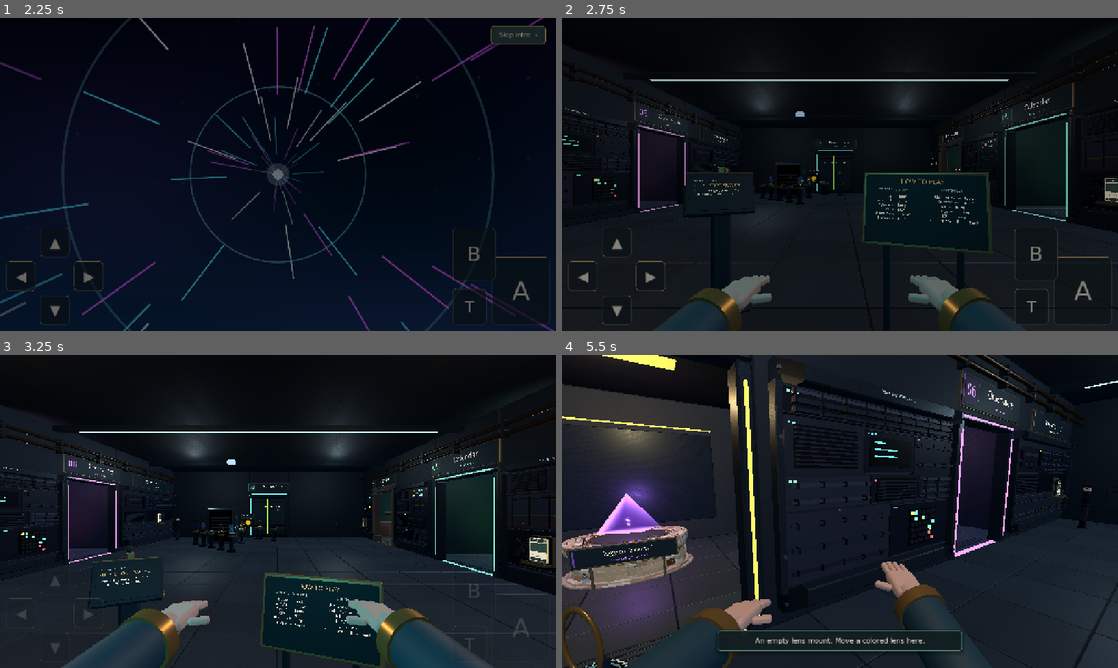
Above: before the commit, frames 1-4 (two rows, left to right).
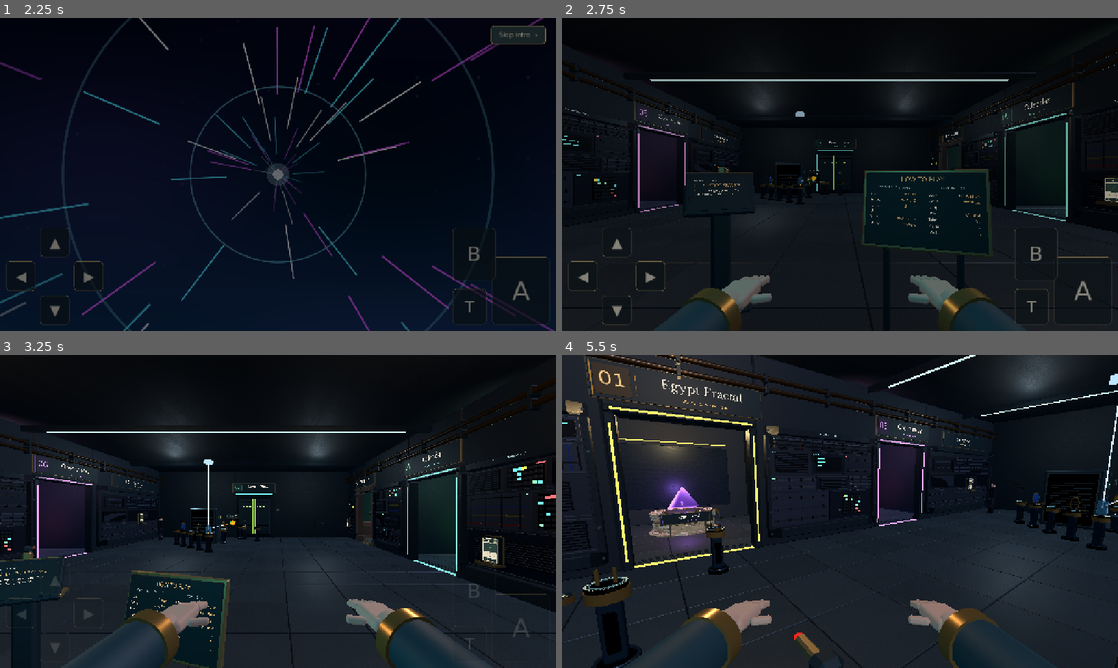
Above: after the commit, the same moments.

Repository: amberwhitehead/pass-the-game
Game: Godot game, scene res://scenes/title/title.tscn
Two runs of this game, one before a commit and one after it. Both use one fixed random seed, a clock stepped at 60 frames per second and the inputs below.
Inputs (mouse positions are in pixels of both pictures, inside the frame that each line leads up to):
- Up to frame 1 (2.25 s): click "New game" at 0.5 s; click "Skip intro ›" at 1.25 s; click "Skip intro ›" at 2 s
- Up to frame 2 (2.75 s): no input
- Up to frame 3 (3.25 s): tap Enter (ui_accept) at 2.75 s; move the mouse to (400, 495) at 2.77 s; hold D (strafe_right) from 2.78 s (still down); hold E (interact) from 2.78 s (still down); click (400, 495) at 2.92 s; tap Space (jump) at 3.02 s; tap R (secondary) at 3.05 s
- Up to frame 4 (5.5 s): tap Space (jump) at 3.32, 3.77, 3.8, 4.07, 5.27 s; move the mouse to (812, 511) at 3.52 s; release D (strafe_right) at 3.53 s; release E (interact) at 3.53 s; hold W (move_up) from 3.53 s (still down); tap R (secondary) at 3.6, 5.3 s; click (812, 511) at 3.67 s; move the mouse to (851, 505) at 4.27 s; hold Space (jump) 4.28-5.03 s; click (851, 505) at 4.42 s; tap E (interact) at 4.55, 5.1 s; move the mouse to (834, 517) at 5.02 s; click (834, 517) at 5.17 s

Frame 1 is identical in both runs. In frame 2, 1.0% of the frame differs, in the area x 54-77%, y 48-76%; in frame 3, 16%; in frame 4, 34%, in the area x 0-100%, y 0-100%.

Commit message:
R1 interacts, R2 takes, L1 jumps; stacked prompts; aligned placard; no click card
- Controller: R1 is the main interaction (an alias for A), R2 the second
  action (take a prism), L1 jumps; L2 is unused. Prompts and the
  conversation hint say R1 / R2 while a controller is plugged in.
- A prompt with two actions stacks them, keys in one column:
  [R1] Adjust prism B / [R2] Take prism from B.
- The How to play placard lists each control with the action pinned
  left and the button pinned right, keyboard and controller apart.
- The 'Click to look around' card is gone and no longer holds the
  player up: keys and the controller work at once, and the first click
  takes the cursor for looking.

Co-Authored-By: Claude Opus 5.5 <noreply@anthropic.com>

Diff:
--- a/godot/autoload/game.gd
+++ b/godot/autoload/game.gd
@@ -159,9 +159,9 @@
 ##   move_left/right  turn left/right       (arrows, D-pad, touch ◀ ▶)
 ##   strafe_left/right sidestep             (A/D, left stick X)
 ##   look_*           look around           (right stick; the captured mouse looks directly)
-##   jump                                   (Space, pad R1)
-##   interact / back                        (click in the hall, E/Enter/F, pad A/L1/R2) / (Esc/Backspace, pad B)
-##   secondary        a target's second action, e.g. take a prism (right-click in the hall, R, pad L2)
+##   jump                                   (Space, pad L1)
+##   interact / back                        (click in the hall, E/Enter/F, pad A/R1) / (Esc/Backspace, pad B)
+##   secondary        a target's second action, e.g. take a prism (right-click in the hall, R, pad R2)
 ##   pause            the pause menu        (pad Y; keyboard and touch use back)
 ## Touch: on-screen pad buttons + drag-to-look (see TouchControls / Player).
 ## Keyboard keys come from KeyBindings (defaults, then the player's saved choices).
@@ -174,7 +174,7 @@
 		"interact": [JOY_BUTTON_A],
 		"back": [JOY_BUTTON_B],
 		"pause": [JOY_BUTTON_Y],  # Triangle: the pause menu, in the hall and in minigames.
-		"jump": [JOY_BUTTON_RIGHT_SHOULDER],  # R1
+		"jump": [JOY_BUTTON_LEFT_SHOULDER],  # L1 (R1 interacts: pad_aliases.gd)
 	}
 	# [action, axis, direction]
 	var pad_axes := [
@@ -182,7 +182,7 @@
 		["strafe_left", JOY_AXIS_LEFT_X, -1.0], ["strafe_right", JOY_AXIS_LEFT_X, 1.0],
 		["look_left", JOY_AXIS_RIGHT_X, -1.0], ["look_right", JOY_AXIS_RIGHT_X, 1.0],
 		["look_up", JOY_AXIS_RIGHT_Y, -1.0], ["look_down", JOY_AXIS_RIGHT_Y, 1.0],
-		["secondary", JOY_AXIS_TRIGGER_LEFT, 1.0],  # L2: a target's second action (take a prism)
+		["secondary", JOY_AXIS_TRIGGER_RIGHT, 1.0],  # R2: a target's second action (take a prism)
 	]
 	for action in ["look_left", "look_right", "look_up", "look_down", "strafe_left", "strafe_right", "pause", "secondary"]:
 		_ensure(action)
--- a/godot/autoload/pad_aliases.gd
+++ b/godot/autoload/pad_aliases.gd
@@ -1,17 +1,14 @@
 extends Node
-## Extra controller buttons that act as A (Cross): L1 and R2 confirm and interact
-## everywhere A does, because each press is re-sent as an A press from the same pad.
-## Code that checks for A, or for the interact / ui_accept actions, needs no changes.
+## R1 acts as A (Cross): it confirms and interacts everywhere A does, because each press
+## is re-sent as an A press from the same pad. Code that checks for A, or for the
+## interact / ui_accept actions, needs no changes. (R2 is the second action and L1 jumps;
+## see game.gd.)
 ##
 ## A re-sent press also shows up in polled Input.is_joy_button_pressed, so a minigame that
-## gives the shoulders their own meaning sets `pad_aliases = false` (Chrono Raider: L1/R1
-## gear, R2 fire) and the aliases stay off while it runs.
+## gives R1 its own meaning sets `pad_aliases = false` (Chrono Raider: R1 changes gear)
+## and the alias stays off while it runs.
 
-const ALIASES := [JOY_BUTTON_LEFT_SHOULDER]  # R1 jumps.
-const TRIGGER_ON := 0.6    ## R2 travel that counts as a press...
-const TRIGGER_OFF := 0.3   ## ...and as a release (hysteresis, so a half press doesn't chatter).
-
-var _trigger_down := {}    ## device -> R2 currently counted as pressed
+const ALIASES := [JOY_BUTTON_RIGHT_SHOULDER]
 
 
 func _ready() -> void:
@@ -23,14 +20,6 @@
 		return
 	if event is InputEventJoypadButton and event.button_index in ALIASES:
 		_send_a(event.device, event.pressed)
-	elif event is InputEventJoypadMotion and event.axis == JOY_AXIS_TRIGGER_RIGHT:
-		var down: bool = _trigger_down.get(event.device, false)
-		if not down and event.axis_value >= TRIGGER_ON:
-			_trigger_down[event.device] = true
-			_send_a(event.device, true)
-		elif down and event.axis_value <= TRIGGER_OFF:
-			_trigger_down[event.device] = false
-			_send_a(event.device, false)
 
 
 func _send_a(device: int, pressed: bool) -> void:
--- a/godot/scenes/escape/controls_placard.gd
+++ b/godot/scenes/escape/controls_placard.gd
@@ -10,10 +10,14 @@
 const PadLabels := preload("res://autoload/pad_labels.gd")
 
 const BOARD_AT := Vector3(0, 1.3, .06)
-const BOARD_SIZE := Vector2(.95, .58)
+const BOARD_SIZE := Vector2(.95, .62)
 
-var keyboard: Label3D
-var controller: Label3D
+const LINE_H := .05
+const ROWS := 7
+## Per section, one [action, button] pair of labels per line: the action pinned left, the
+## button pinned right, so the buttons line up down the section's right edge.
+var keyboard: Array = []
+var controller: Array = []
 
 
 func _init() -> void:
@@ -28,32 +32,40 @@
 
 
 func refresh() -> void:
-	keyboard.text = "\n".join(keyboard_lines())
-	controller.text = "\n".join(controller_lines())
+	_fill(keyboard, keyboard_lines())
+	_fill(controller, controller_lines())
 
 
-static func keyboard_lines() -> PackedStringArray:
-	var k := func(action: String) -> String: return KeyBindings.label(action)
-	return PackedStringArray([
-		"Mouse  —  look",
-		"%s %s %s %s  —  move" % [k.call("move_up"), k.call("strafe_left"), k.call("move_down"), k.call("strafe_right")],
-		"%s  —  jump" % k.call("jump"),
-		"Click  —  use",
-		"Right-click  —  take",
-		"%s  —  menu" % k.call("back"),
-	])
+static func _fill(rows: Array, lines: Array) -> void:
+	for i in rows.size():
+		var pair: Array = lines[i] if i < lines.size() else ["", ""]
+		rows[i][0].text = pair[0]
+		rows[i][1].text = pair[1]
 
 
-static func controller_lines() -> PackedStringArray:
-	var a := PadLabels.face(JOY_BUTTON_A)
-	return PackedStringArray([
-		"Right stick  —  look",
-		"Left stick  —  move",
-		"R1  —  jump",
-		"L1 or %s  —  use" % a,
-		"L2  —  take",
-		"%s  —  menu,  %s  —  back" % [PadLabels.face(JOY_BUTTON_Y), PadLabels.face(JOY_BUTTON_B)],
-	])
+## [action, button] per line.
+static func keyboard_lines() -> Array:
+	var k := func(action: String) -> String: return KeyBindings.label(action)
+	return [
+		["Look", "Mouse"],
+		["Move", "%s %s %s %s" % [k.call("move_up"), k.call("strafe_left"), k.call("move_down"), k.call("strafe_right")]],
+		["Jump", k.call("jump")],
+		["Use", "Click"],
+		["Take", "Right-click"],
+		["Menu", k.call("back")],
+	]
+
+
+static func controller_lines() -> Array:
+	return [
+		["Look", "Right stick"],
+		["Move", "Left stick"],
+		["Jump", "L1"],
+		["Use", "R1 or %s" % PadLabels.face(JOY_BUTTON_A)],
+		["Take", "R2"],
+		["Menu", PadLabels.face(JOY_BUTTON_Y)],
+		["Back", PadLabels.face(JOY_BUTTON_B)],
+	]
 
 
 func _build() -> void:
@@ -81,13 +93,19 @@
 		heading.text = "KEYBOARD  &  MOUSE" if column < 0 else "CONTROLLER"
 		heading.position = Vector3(column * BOARD_SIZE.x * .25, top - .13, .012)
 		board.add_child(heading)
-		var lines := Label3D.new()
-		Sign.style(lines, .03, Sign.PAPER)
-		lines.vertical_alignment = VERTICAL_ALIGNMENT_TOP
-		lines.line_spacing = 4.0
-		lines.position = Vector3(column * BOARD_SIZE.x * .25, top - .17, .012)
-		board.add_child(lines)
-		if column < 0:
-			keyboard = lines
-		else:
-			controller = lines
+		var center: float = column * BOARD_SIZE.x * .25
+		var half := BOARD_SIZE.x * .2
+		var rows: Array = keyboard if column < 0 else controller
+		for i in ROWS:
+			var y := top - .19 - i * LINE_H
+			var action := Label3D.new()
+			Sign.style(action, .03, Sign.PAPER)
+			action.horizontal_alignment = HORIZONTAL_ALIGNMENT_LEFT
+			action.position = Vector3(center - half, y, .012)
+			board.add_child(action)
+			var button := Label3D.new()
+			Sign.style(button, .03, Sign.GOLD)
+			button.horizontal_alignment = HORIZONTAL_ALIGNMENT_RIGHT
+			button.position = Vector3(center + half, y, .012)
+			board.add_child(button)
+			rows.append([action, button])
--- a/godot/scenes/escape/hub_hud.gd
+++ b/godot/scenes/escape/hub_hud.gd
@@ -81,19 +81,19 @@
 		_interact_key = "touch"
 
 
-## The interact prompt's badge: L1 while a controller is plugged in (✕ and R2 work too),
+## The interact prompt's badge: R1 while a controller is plugged in (✕ works too),
 ## A after touching the screen, otherwise Click.
 func _interact_label() -> String:
 	if not Input.get_connected_joypads().is_empty():
-		return "L1"
+		return "R1"
 	return "A" if _interact_key == "touch" else "Click"
 
 
-## The second action's badge: L2 while a controller is plugged in, T after touching the
+## The second action's badge: R2 while a controller is plugged in, T after touching the
 ## screen, otherwise Right-click.
 func _secondary_label() -> String:
 	if not Input.get_connected_joypads().is_empty():
-		return "L2"
+		return "R2"
 	return "T" if _interact_key == "touch" else "Right-click"
 
 
--- a/godot/scenes/escape/optics_device.gd
+++ b/godot/scenes/escape/optics_device.gd
@@ -136,8 +136,8 @@
 		turn_handle.collision_layer = 1 if enabled else 0
 		turn_handle.visible = enabled
 		turn_handle.prompt = "Adjust source" if kind == "starter" else ("Aim lamp " if kind == "lamp" else "Adjust prism ") + device_id
-		# Either knob of a stand holding something offers both: adjust it (click / L1),
-		# or take it off into your hand (right-click / L2). An empty stand only takes.
+		# Either knob of a stand holding something offers both: adjust it (click / R1),
+		# or take it off into your hand (right-click / R2). An empty stand only takes.
 		if is_instance_valid(take_handle):
 			for handle: Area3D in [turn_handle, take_handle]:
 				handle.primary = "turn" if enabled else "exchange"
--- a/godot/scenes/escape/optics_handle.gd
+++ b/godot/scenes/escape/optics_handle.gd
@@ -1,6 +1,6 @@
 extends Interactable
 ## A physical handle on an optical stand. What it does is set by the stand: `primary`
-## (click / A / E) and `secondary` (right-click / L2 / R) name an action, "turn" or
+## (click / A / E) and `secondary` (right-click / R2 / R) name an action, "turn" or
 ## "exchange", and used(action) reports which one the player chose.
 
 signal used(action: String)
--- a/godot/scenes/room/interactable.gd
+++ b/godot/scenes/room/interactable.gd
@@ -7,7 +7,7 @@
 
 @export var prompt := "Use"
 @export var minigame_id := ""
-## A second action, shown beside the first (right-click / L2 / R), e.g. "Take prism".
+## A second action, shown beside the first (right-click / R2 / R), e.g. "Take prism".
 ## Empty for things with only one. Override secondary() to do it.
 var secondary_prompt := ""
 
--- a/godot/scenes/room/mouse_capture.gd
+++ b/godot/scenes/room/mouse_capture.gd
@@ -4,7 +4,9 @@
 ##
 ## Browsers only grant pointer lock from a genuine input event and may drop it at any moment
 ## (Escape, switching windows), so capture is requested from input callbacks and never assumed.
-## While keyboard/mouse play is waiting for it, a "click to continue" card blocks the player.
+## While it waits, nothing is shown and nothing is blocked: keys and the controller work at
+## once, and the first click (which a browser needs anyway) takes the cursor for looking.
+## The controls are on the placard by the entrance (controls_placard.gd).
 ## Touch and gamepad play never need capture; the last device used decides.
 
 const Style := preload("res://ui/game_style.gd")
@@ -58,8 +60,14 @@
 		and not MiniGames.is_running() and not SceneManager.is_busy()
 
 
-## True while keyboard/mouse play is waiting for the cursor: the player ignores input.
+## Kept for callers; the player is never held up waiting for the cursor any more (the
+## "Click to look around" card is gone), so this is always false.
 func blocks_input() -> bool:
+	return false
+
+
+## True while keyboard/mouse play is still waiting for the browser to give it the cursor.
+func awaiting_capture() -> bool:
 	return wants_capture() and not is_captured()
 
 
@@ -91,7 +99,7 @@
 	if captured and not _was_captured:
 		_captured_frame = Engine.get_process_frames()
 	_was_captured = captured
-	var show := blocks_input()
+	var show := false  # The card is retired; see the note at the top.
 	if show and not _card.visible:
 		_hint.text = _hint_text()  # Keys may have been rebound in Controls.
 	_card.visible = show
@@ -108,9 +116,9 @@
 		keyboard_mouse = supported()
 	elif event is InputEventMouseButton and event.pressed and not emulated:
 		keyboard_mouse = supported()
-		if wants_capture() and not is_captured():
+		if awaiting_capture():
 			request()
-			get_viewport().set_input_as_handled()  # The recovery click does nothing else.
+			get_viewport().set_input_as_handled()  # The click that takes the cursor does nothing else.
 	elif event is InputEventScreenTouch or event is InputEventJoypadButton \
 			or (event is InputEventJoypadMotion and absf(event.axis_value) > 0.5):
 		keyboard_mouse = false
--- a/godot/scenes/room/player.gd
+++ b/godot/scenes/room/player.gd
@@ -96,7 +96,7 @@
 		pitch = -_axis("look_up", "look_down") * look_speed
 		_strength("jump")  # Clears a hold-over once Space is released.
 		jump = Input.is_action_just_pressed("jump") and not _suppressed.has("jump")
-		# L2 is an analog trigger, so it is read as a press here rather than per event.
+		# R2 is an analog trigger, so it is read as a press here rather than per event.
 		if Input.is_action_just_pressed("secondary") and _pad_secondary():
 			_use_secondary()
 	rotation.y += yaw * delta
@@ -216,7 +216,7 @@
 	target.interact(self)
 
 
-## A target's second action (right-click, R, or L2), e.g. taking a prism off its stand.
+## A target's second action (right-click, R, or R2), e.g. taking a prism off its stand.
 func _use_secondary() -> void:
 	if _frozen() or target == null or target.secondary_prompt.is_empty():
 		return
@@ -231,6 +231,6 @@
 ## arrives as an event in _unhandled_input).
 func _pad_secondary() -> bool:
 	for d in Input.get_connected_joypads():
-		if Input.get_joy_axis(d, JOY_AXIS_TRIGGER_LEFT) > 0.5:
+		if Input.get_joy_axis(d, JOY_AXIS_TRIGGER_RIGHT) > 0.5:
 			return true
 	return false
--- a/godot/tests/controls_menu_test.gd
+++ b/godot/tests/controls_menu_test.gd
@@ -259,7 +259,7 @@
 	var sheet: PanelContainer = load("res://ui/conversation_sheet.gd").new()
 	root.add_child(sheet)
 	sheet.arrive()
-	var continue_key := "L1" if not Input.get_connected_joypads().is_empty() else "CLICK"  # This machine may have a pad plugged in.
+	var continue_key := "R1" if not Input.get_connected_joypads().is_empty() else "CLICK"  # This machine may have a pad plugged in.
 	_expect(sheet.hint.text == continue_key + "  /  CONTINUE", "Dialogue says %s to continue, whatever the keys (%s)" % [continue_key, sheet.hint.text])
 	sheet.queue_free()
 	_expect("J" in _player.mouse_capture._hint_text() and "Q for the menu" in _player.mouse_capture._hint_text(),
--- a/godot/tests/objective_console_test.gd
+++ b/godot/tests/objective_console_test.gd
@@ -34,8 +34,8 @@
 	_expect(console._text.text == Objectives.current().text and "EGYPT" in console._chapter.text, "It shows the first objective")
 	_expect(not _hud_mentions("FIELD NOTES"), "The top-left objective panel is gone")
 	var pads := not Input.get_connected_joypads().is_empty()  # This machine may have a pad plugged in.
-	_expect(_room.hud._interact_label() == ("L1" if pads else "Click"), "The prompt says Click, or L1 with a controller plugged in")
-	_expect(_room.hud._secondary_label() == ("L2" if pads else "Right-click"), "...and Right-click, or L2, for a second action")
+	_expect(_room.hud._interact_label() == ("R1" if pads else "Click"), "The prompt says Click, or R1 with a controller plugged in")
+	_expect(_room.hud._secondary_label() == ("R2" if pads else "Right-click"), "...and Right-click, or R2, for a second action")
 	var drift := InputEventJoypadMotion.new()
 	drift.device = 2
 	drift.axis = JOY_AXIS_LEFT_X
@@ -52,8 +52,8 @@
 	press.pressed = false
 	Input.parse_input_event(press)
 	await process_frame
-	_expect(_room.hud._interact_label() == ("L1" if not Input.get_connected_joypads().is_empty() else "Click"),
-		"The prompt says L1 only while a controller is plugged in")
+	_expect(_room.hud._interact_label() == ("R1" if not Input.get_connected_joypads().is_empty() else "Click"),
+		"The prompt says R1 only while a controller is plugged in")
 	var key := InputEventKey.new()
 	key.keycode = KEY_SHIFT
 	key.pressed = true
--- a/godot/tests/pad_back_test.gd
+++ b/godot/tests/pad_back_test.gd
@@ -58,7 +58,8 @@
 	_expect(_returned and _games.current == null and not _menu.is_open(), "Circle leaves %s for the hall" % id)
 
 
-## L1 and R2 act as A: each press arrives as an A press from the same pad.
+## R1 acts as A: each press arrives as an A press from the same pad. R2 is the second
+## action, L1 jumps.
 func _aliases() -> void:
 	var seen: Array = []
 	var watch := func(ev: InputEvent):
@@ -67,33 +68,22 @@
 	var probe := _Probe.new()
 	probe.seen = watch
 	root.add_child(probe)
+	await _button(JOY_BUTTON_RIGHT_SHOULDER)
+	_expect(seen == [true, false], "R1 presses and releases A (%s)" % [seen])
+	seen.clear()
 	await _button(JOY_BUTTON_LEFT_SHOULDER)
-	_expect(seen == [true, false], "L1 presses and releases A (%s)" % [seen])
-	seen.clear()
-	for v in [0.2, 0.7, 0.9, 0.5, 0.1]:  # A half press doesn't count; past 0.6 presses, under 0.3 releases.
-		var m := InputEventJoypadMotion.new()
-		m.device = PAD
-		m.axis = JOY_AXIS_TRIGGER_RIGHT
-		m.axis_value = v
-		Input.parse_input_event(m)
-		await process_frame
-		await process_frame
-	_expect(seen == [true, false], "R2 presses A once and releases it once (%s)" % [seen])
+	_expect(seen.is_empty(), "L1 is not A")
 	probe.queue_free()
 	var l1 := InputEventJoypadButton.new()
 	l1.device = PAD
 	l1.button_index = JOY_BUTTON_LEFT_SHOULDER
 	l1.pressed = true
-	var l2 := InputEventJoypadMotion.new()
-	l2.device = PAD
-	l2.axis = JOY_AXIS_TRIGGER_LEFT
-	l2.axis_value = 1.0
-	var r1 := InputEventJoypadButton.new()
-	r1.device = PAD
-	r1.button_index = JOY_BUTTON_RIGHT_SHOULDER
-	r1.pressed = true
-	_expect(r1.is_action("jump") and not l1.is_action("jump") and not l2.is_action("jump") and l2.is_action("secondary"),
-		"R1 jumps, L1 interacts and L2 is the second action (take)")
+	var r2 := InputEventJoypadMotion.new()
+	r2.device = PAD
+	r2.axis = JOY_AXIS_TRIGGER_RIGHT
+	r2.axis_value = 1.0
+	_expect(l1.is_action("jump") and r2.is_action("secondary") and not r2.is_action("jump"),
+		"L1 jumps and R2 is the second action (take)")
 
 
 class _Probe extends Node:
--- a/godot/tests/player_movement_test.gd
+++ b/godot/tests/player_movement_test.gd
@@ -279,12 +279,12 @@
 	_expect(not capture.keyboard_mouse and not capture.blocks_input(), "Headless runs never wait for a cursor")
 	capture.keyboard_mouse = true
 	await _place(Vector3.ZERO, 0.0)
-	_expect(capture.wants_capture() and capture.blocks_input() and _player._frozen(),
-		"Keyboard/mouse play without capture blocks the player")
+	_expect(capture.wants_capture() and capture.awaiting_capture() and not capture.blocks_input() and not _player._frozen(),
+		"Keyboard/mouse play waiting for the cursor doesn't hold the player up")
 	var moved := await _hold(["move_up"], 10)
-	_expect(moved.length() < 0.001, "Blocked keyboard input does not walk")
+	_expect(moved.length() > 0.001, "Keys walk before the first click")
 	await process_frame
-	_expect(capture._card.visible, "The click-to-continue card shows while capture is missing")
+	_expect(not capture._card.visible, "No 'Click to look around' card")
 	_menu.open_hall()
 	_expect(not capture.wants_capture(), "The pause menu gets the cursor")
 	_menu.close()
--- a/godot/ui/conversation_sheet.gd
+++ b/godot/ui/conversation_sheet.gd
@@ -60,9 +60,9 @@
 		_key = "TAP"
 	_show_hint()
 
-## L1 while a controller is plugged in, otherwise CLICK (TAP after touching the screen).
+## R1 while a controller is plugged in, otherwise CLICK (TAP after touching the screen).
 func _show_hint() -> void:
 	var key := _key
 	if key.is_empty():
-		key = "L1" if not Input.get_connected_joypads().is_empty() else "CLICK"
+		key = "R1" if not Input.get_connected_joypads().is_empty() else "CLICK"
 	hint.text = key + "  /  CONTINUE"
--- a/godot/ui/interaction_plaque.gd
+++ b/godot/ui/interaction_plaque.gd
@@ -9,7 +9,6 @@
 var title: Label
 var key2: Label    ## The second action's key, hidden when there is none.
 var title2: Label
-var _gap: Control
 var detail: Label
 var _last := ""
 
@@ -22,20 +21,21 @@
 	detail.horizontal_alignment = HORIZONTAL_ALIGNMENT_CENTER
 	_outline(detail)
 	add_child(detail)
-	var row := HBoxContainer.new()
-	row.mouse_filter = Control.MOUSE_FILTER_IGNORE
-	row.alignment = BoxContainer.ALIGNMENT_CENTER
-	row.add_theme_constant_override("separation", 7)
-	add_child(row)
-	key = _badge(row)
-	title = _caption(row)
+	# Two columns, so a second action stacks under the first with the keys lined up:
+	#   [R1] Adjust prism B
+	#   [R2] Take prism from B
+	var grid := GridContainer.new()
+	grid.columns = 2
+	grid.mouse_filter = Control.MOUSE_FILTER_IGNORE
+	grid.size_flags_horizontal = Control.SIZE_SHRINK_CENTER
+	grid.add_theme_constant_override("h_separation", 7)
+	grid.add_theme_constant_override("v_separation", 3)
+	add_child(grid)
+	key = _badge(grid)
+	title = _caption(grid)
 	# A second action, such as taking a prism off the stand it can also adjust.
-	_gap = Control.new()
-	_gap.custom_minimum_size.x = 8
-	_gap.mouse_filter = Control.MOUSE_FILTER_IGNORE
-	row.add_child(_gap)
-	key2 = _badge(row)
-	title2 = _caption(row)
+	key2 = _badge(grid)
+	title2 = _caption(grid)
 
 
 func _badge(row: Control) -> Label:
@@ -58,7 +58,7 @@
 
 func _caption(row: Control) -> Label:
 	var label := Style.label("", 15, Style.PAPER)
-	label.horizontal_alignment = HORIZONTAL_ALIGNMENT_CENTER
+	label.horizontal_alignment = HORIZONTAL_ALIGNMENT_LEFT
 	_outline(label)
 	row.add_child(label)
 	return label
@@ -81,7 +81,6 @@
 	detail.visible = aiming
 	var second := text2 != "" and not aiming
 	key2.get_parent().visible = second
-	_gap.visible = second
 	title2.visible = second
 	key2.text = input_key2
 	if text + "|" + text2 == _last:
